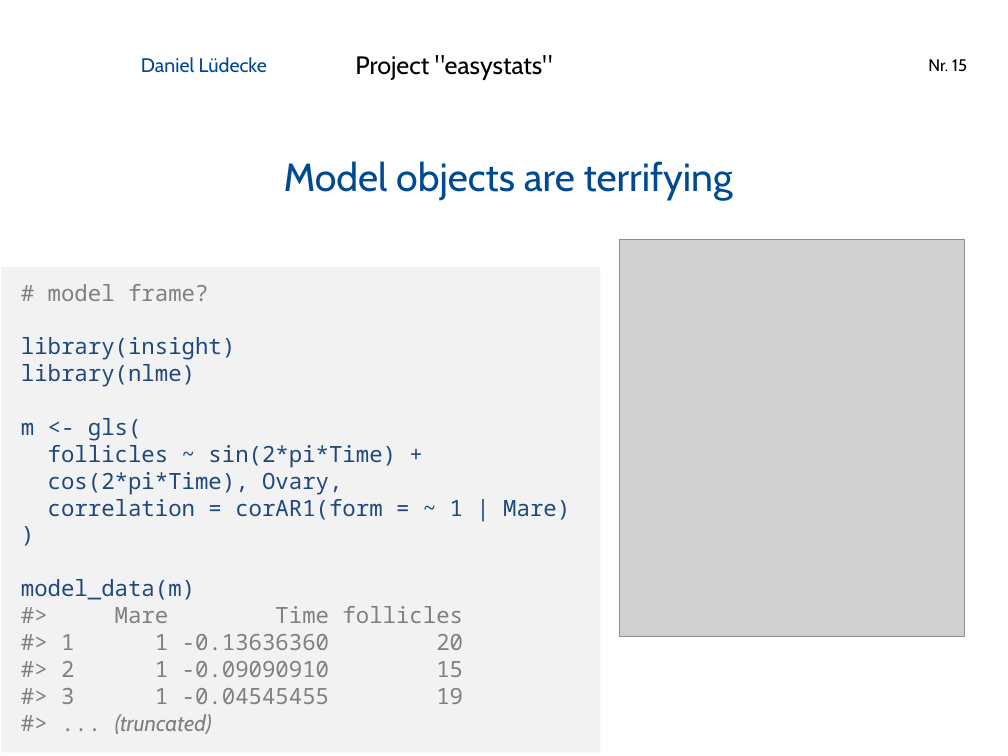
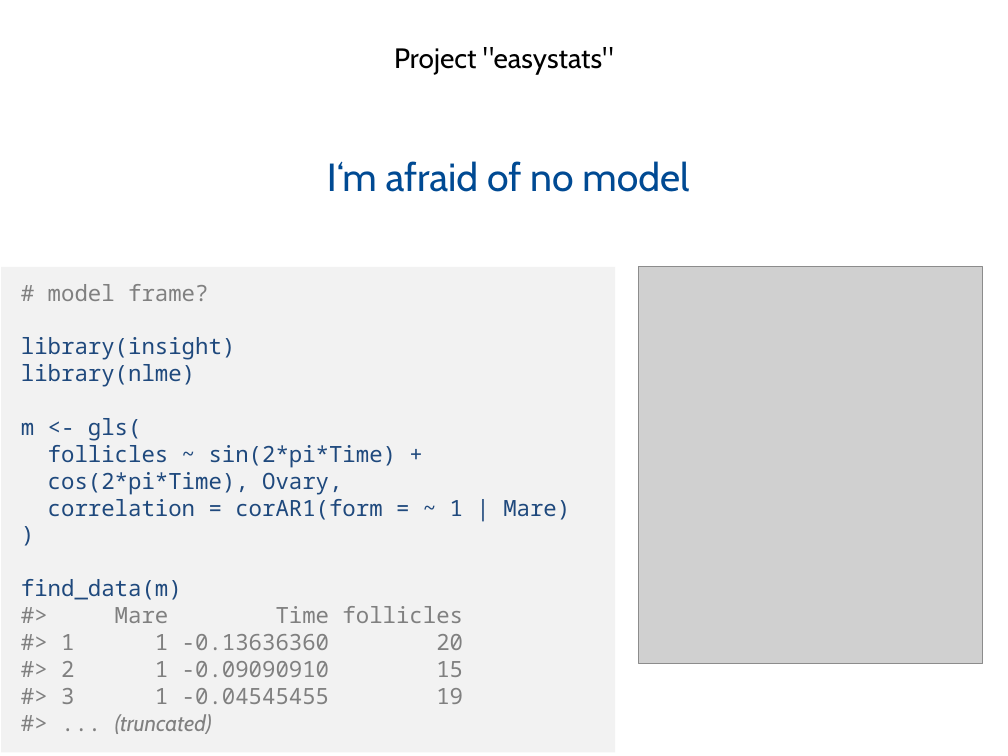
Before and after one commit to easystats/easystats, a slide deck: slide 15 of presentations/2019-02_Hamburg_RUG/1902 Hamburg RUG easystats.pptx. Drawn at 1008x756 pixels with LibreOffice and Linux fonts; fonts in the diff are those of the drawing; grey boxes stand for pictures; background and template pictures are left out. Boxes give left, top, right and bottom in pixels: in the first picture for what was removed or moved away, otherwise in the second. Text is boxed around its words. In the diff, an @@ line names an element or a change of style, - is before the commit and + after.

```diff
--- a/presentations/2019-02_Hamburg_RUG/1902 Hamburg RUG easystats.pptx
+++ b/presentations/2019-02_Hamburg_RUG/1902 Hamburg RUG easystats.pptx
@@ text "Project "easystats"": place and size @@
-text "Project "easystats"" at [355,55,553,80]
+text "Project "easystats"" at [394,47,614,75]
@@ text "Project "easystats"" at [394,47,614,75]: size 18 to 20 pt; alignment left to centre @@
@@ text removed at [141,57,267,73] @@
-Daniel Lüdecke
@@ page number removed at [928,59,967,72] @@
-Nr. 15
@@ title at [327,161,689,192]: text changed @@
-Model objects are terrifying
+I‘m afraid of no model
@@ rectangle "# model frame?": place and size @@
-rectangle "# model frame?" at [1,267,600,753]
+rectangle "# model frame?" at [1,267,615,753]
@@ picture: place and size @@
-picture at [619,240,964,637]
+picture at [639,267,983,664]
@@ text in rectangle at [21,579,182,600]: text changed @@
-model_data(m)
+find_data(m)
```
Also in this commit, not shown: 12 other slides changed, 1 other file.
